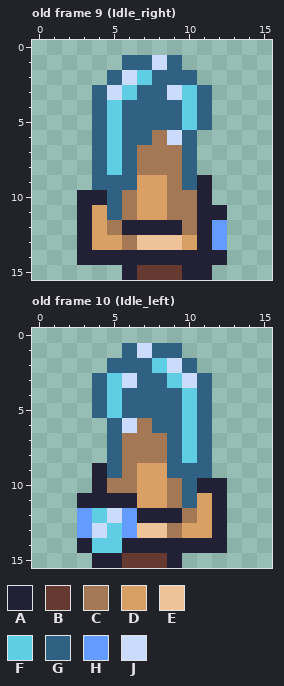
Edited in one commit: pixel-art file (Assets/.editable/player.aseprite). The picture above was drawn from the file before the commit.
16x16 pixels, 10 frames. Shown: old frame 9 (Idle_right), old frame 10 (Idle_left). The commit also changed other frames, which this record leaves out.
Visible layers, top first: "farol", "head", "body".
Palette (. is transparent): A #222034  B #663931  C #a57855  D #d9a066  E #eec39a  F #5fcde4  G #306082  H #639bff  J #cbdbfc
Pixels before, old frame 9 (Idle_right), first column x 3:
 1 ...GGJG...
 2 ..GJFGGG..
 3 .GJFGGJFG.
 4 .GFGGGGFG.
 5 .GFGGGGFG.
 6 .GFGGCJG..
 7 .GFGCCCG..
 8 .GFGCCCG..
 9 .GGGDDCGA.
10 AAGCDDCCA.
11 ADGCDDCCAA
12 ADCAAAACAH
13 ADDCEEEDAH
14 AAAAAAAAAA
15 ...ABBBAA.
Pixels before, old frame 10 (Idle_left), first column x 3:
 1 ...GJGG...
 2 ..GGGFJG..
 3 .GFJGGFJG.
 4 .GFGGGGFG.
 5 .GFGGGGFG.
 6 ..GJCGGFG.
 7 ..GCCCGFG.
 8 ..GCCCGFG.
 9 .AGCDDGGG.
10 .ACCDDCGAA
11 AAAADDCGDA
12 HFJHAAACDA
13 HJFHEECDDA
14 AFFAAAAAAA
15 .AABBBA...
New version:
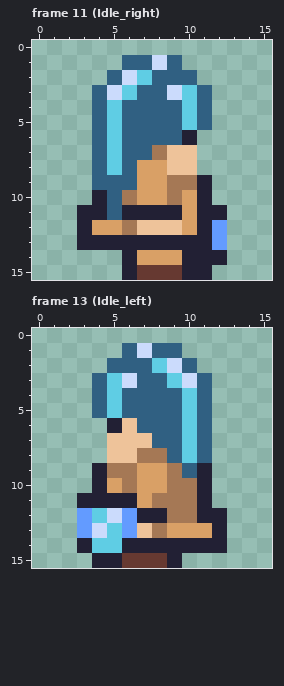
A new or re-ordered frame is compared with the old frame closest to it.
The commit says: PlayerWalksLeft
Diff:
frames 10 -> 20
Changed rows in their new state; - is an unchanged pixel.
Frame 11 (Idle_right) is new; against old frame 9 (Idle_right), layers "head", "body":
first column x 3:
 6 -----GGA
 7 ----G-EE
 8 ----DDEE
 9 -------C
10 .------D
11 -A-AAAAD
12 --DCEEED
13 -AAAAAAA
14 ...-DDD-
Frame 13 (Idle_left) is new; against old frame 10 (Idle_left), layers "head", "body":
first column x 5:
 6 AEG-----
 7 EEEG----
 8 EE------
 9 C---C-A-
10 D----C-.
11 ---C-CA.
12 ----C-A-
13 ---CD---
Where, in picture pixels (left, top, right, bottom), the same in both pictures:
changed: (77, 130, 197, 265)
changed: (107, 418, 227, 538)
